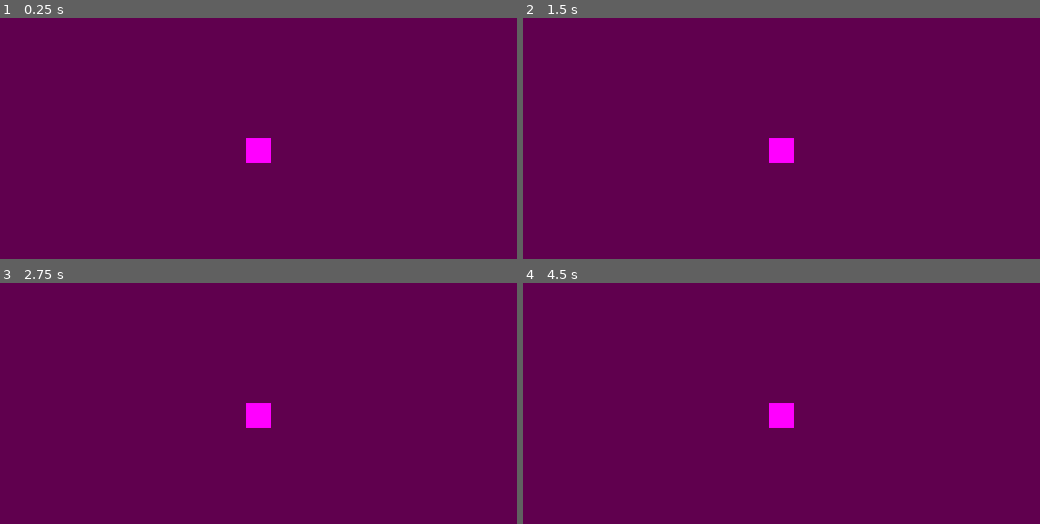
Above: before the commit, frames 1-4 (two rows, left to right).
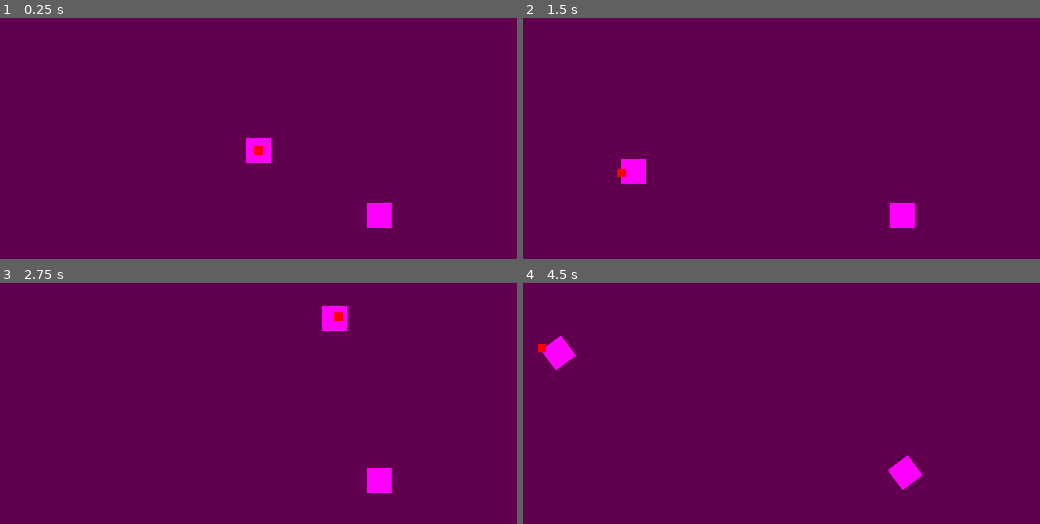
Above: after the commit, the same moments.

Repository: riioze/GameJamFevrier2024
Game: Godot game, scene res://scenes/main.tscn
Same seed, same stepped clock (60 frames per second), same inputs: the game is played once before the commit and once after it.
Inputs (mouse positions are in pixels of both pictures, inside the frame that each line leads up to):
- Up to frame 1 (0.25 s): no input
- Up to frame 2 (1.5 s): tap Enter at 0.5 s; move the mouse to (957, 128) at 0.52 s; tap Space at 1.25 s; move the mouse to (621, 172) at 1.27 s
- Up to frame 3 (2.75 s): tap Enter at 2 s; move the mouse to (336, 316) at 2.02 s
- Up to frame 4 (4.5 s): tap Space at 2.75, 4.25 s; move the mouse to (740, 504) at 2.77 s; tap Enter at 3.5 s; move the mouse to (1019, 483) at 3.52 s; move the mouse to (543, 348) at 4.27 s

The runs differ from the first frame. In frame 1, 0.6% of the frame differs, in the area x 49-76%, y 53-88%; in frame 2, 1.5%; in frame 3, 1.5%; in frame 4, 1.6%, in the area x 2-78%, y 21-86%.

Commit message:
stuff physics

Diff:
--- a/scenes/main.tscn
+++ b/scenes/main.tscn
@@ -1,6 +1,6 @@
 [gd_scene load_steps=4 format=3 uid="uid://w6urfwl08wuc"]
 
-[ext_resource type="PackedScene" uid="uid://bkjy1n2vkd507" path="res://scenes/objects.tscn" id="1_vlfrj"]
+[ext_resource type="PackedScene" uid="uid://bkjy1n2vkd507" path="res://scenes/stuffs.tscn" id="1_vlfrj"]
 [ext_resource type="PackedScene" uid="uid://dewgpxn4sdq1a" path="res://scenes/arms.tscn" id="2_2nug3"]
 
 [sub_resource type="PlaceholderTexture2D" id="PlaceholderTexture2D_h28pv"]
--- a/scenes/object.tscn
+++ /dev/null
@@ -1,15 +0,0 @@
-[gd_scene load_steps=3 format=3 uid="uid://vpqhsiin2c57"]
-
-[sub_resource type="CircleShape2D" id="CircleShape2D_pnyhf"]
-
-[sub_resource type="PlaceholderTexture2D" id="PlaceholderTexture2D_rcjph"]
-size = Vector2(60, 60)
-
-[node name="Object" type="RigidBody2D"]
-gravity_scale = 0.0
-
-[node name="CollisionShape2D" type="CollisionShape2D" parent="."]
-shape = SubResource("CircleShape2D_pnyhf")
-
-[node name="Sprite2D" type="Sprite2D" parent="."]
-texture = SubResource("PlaceholderTexture2D_rcjph")
--- a/scenes/objects.tscn
+++ /dev/null
@@ -1,7 +0,0 @@
-[gd_scene load_steps=2 format=3 uid="uid://bkjy1n2vkd507"]
-
-[ext_resource type="PackedScene" uid="uid://vpqhsiin2c57" path="res://scenes/object.tscn" id="1_2task"]
-
-[node name="objects" type="Node"]
-
-[node name="object" parent="." instance=ExtResource("1_2task")]
--- /dev/null
+++ b/scenes/stuff.tscn
@@ -0,0 +1,24 @@
+[gd_scene load_steps=5 format=3 uid="uid://vpqhsiin2c57"]
+
+[ext_resource type="Script" path="res://scripts/rigid_follow_node.gd" id="1_1kpwj"]
+[ext_resource type="Script" path="res://scripts/object/stuff.gd" id="1_cs0cg"]
+
+[sub_resource type="RectangleShape2D" id="RectangleShape2D_78srw"]
+size = Vector2(60, 60)
+
+[sub_resource type="PlaceholderTexture2D" id="PlaceholderTexture2D_rcjph"]
+size = Vector2(60, 60)
+
+[node name="Stuff" type="RigidBody2D"]
+gravity_scale = 0.0
+script = ExtResource("1_cs0cg")
+
+[node name="CollisionShape2D" type="CollisionShape2D" parent="."]
+shape = SubResource("RectangleShape2D_78srw")
+
+[node name="Sprite2D" type="Sprite2D" parent="."]
+texture = SubResource("PlaceholderTexture2D_rcjph")
+
+[node name="RigidFollowNode" type="Node" parent="."]
+script = ExtResource("1_1kpwj")
+speed = 100000.0
--- /dev/null
+++ b/scenes/stuffs.tscn
@@ -0,0 +1,31 @@
+[gd_scene load_steps=5 format=3 uid="uid://bkjy1n2vkd507"]
+
+[ext_resource type="PackedScene" uid="uid://vpqhsiin2c57" path="res://scenes/stuff.tscn" id="1_2task"]
+[ext_resource type="Script" path="res://scripts/object/stuff_manager.gd" id="1_adkaj"]
+[ext_resource type="Script" path="res://scripts/node_follow_cursor.gd" id="4_al6j0"]
+
+[sub_resource type="PlaceholderTexture2D" id="PlaceholderTexture2D_tw5gg"]
+size = Vector2(20, 20)
+
+[node name="stuffs" type="Node"]
+script = ExtResource("1_adkaj")
+
+[node name="stuff" parent="." instance=ExtResource("1_2task")]
+
+[node name="RigidFollowNode" parent="stuff" index="2" node_paths=PackedStringArray("followed")]
+followed = NodePath("../../Cursor")
+speed = 1000.0
+
+[node name="stuff2" parent="." instance=ExtResource("1_2task")]
+position = Vector2(290, 157)
+
+[node name="Cursor" type="Node2D" parent="."]
+
+[node name="FollowCursor" type="Node2D" parent="Cursor"]
+script = ExtResource("4_al6j0")
+
+[node name="Sprite2D" type="Sprite2D" parent="Cursor"]
+modulate = Color(1, 0, 0, 1)
+texture = SubResource("PlaceholderTexture2D_tw5gg")
+
+[editable path="stuff"]
--- /dev/null
+++ b/scripts/node_follow_cursor.gd
@@ -0,0 +1,12 @@
+class_name NodeFollowCursor extends Node2D
+
+@export var active : bool = true
+@export_range(0,1) var follow_speed : float = 0.5
+
+@onready var parent: Node = get_parent()
+
+func _process(delta) -> void:
+	if active : _follow_cursor()
+
+func _follow_cursor() -> void:
+	parent.global_position = lerp(parent.global_position,get_global_mouse_position(),follow_speed)
--- /dev/null
+++ b/scripts/object/stuff.gd
@@ -0,0 +1,20 @@
+class_name Stuff extends RigidBody2D
+
+@export var sprite : Resource
+@onready var sprite_node : Sprite2D = $Sprite2D
+@export_range(0,1) var table_friction : float = 0.2
+@export_range(0,1) var air_friction : float = 0.01
+
+var is_airborn : bool = false
+
+func _ready():
+	pass # Replace with function body.
+
+
+func _physics_process(delta):
+	_apply_friction()
+
+func _apply_friction():
+	var friction : float = air_friction if is_airborn else table_friction
+	angular_velocity = lerp(angular_velocity, 0.0, friction)
+	linear_velocity = lerp(linear_velocity, Vector2.ZERO, friction)
--- /dev/null
+++ b/scripts/object/stuff_manager.gd
@@ -0,0 +1,40 @@
+extends Node
+
+var stuff_list : Array[Stuff] = []
+var stuff_initial_position_list : Array[Vector2] = []
+var table_width : float = 1920
+var table_height : float = 1080
+# Called when the node enters the scene tree for the first time.
+func _ready():
+	stuff_list = make_stuff_list(10)
+	stuff_initial_position_list = make_position_list(10)
+
+func _process(delta):
+	pass
+
+func make_position_list(count) -> Array[Vector2]:
+	var position_list : Array[Vector2] = []
+	for i in range(count):
+		var position : Vector2 =  Vector2.ZERO
+		position.x = randf_range(0,table_width)
+		position.y = randf_range(0,table_height)
+		position_list.append(position)
+
+	return position_list
+
+func place_stuff(stuff_list : Array[Stuff], stuff_position_list : Array[Vector2]) -> void:
+	var count : int = stuff_list.size()
+
+	for i in range(count):
+		stuff_list[i].position = stuff_position_list[i]
+
+
+func make_stuff_list(count : int) -> Array[Stuff]:
+	var new_stuff_list : Array[Stuff] = []
+	for i in range(count):
+		new_stuff_list.append(make_stuff())
+	return new_stuff_list
+
+func make_stuff() -> Stuff:
+	var new_stuff : Stuff = Stuff.new()
+	return new_stuff
--- /dev/null
+++ b/scripts/rigid_follow_node.gd
@@ -0,0 +1,22 @@
+class_name RigidFollowNode extends Node
+
+@onready var parent : RigidBody2D = get_parent()
+@export var followed : Node2D
+@export var speed : float = 1000
+@export var active : bool = true
+@export var approximation_distance : float = 20
+@export_range(0,1) var acceleration : float = 0.5
+
+func _physics_process(delta):
+	if active and followed != null:
+		_follow(delta)
+
+func _follow(delta : float) -> void:
+	var distance = parent.position.distance_to(followed.position)
+	var target_velocity : Vector2 = Vector2.ZERO
+
+	if approximation_distance < distance:
+		var diretion : Vector2 = parent.position.direction_to(followed.position)
+		target_velocity = diretion * distance * speed * delta
+
+	parent.linear_velocity = lerp(parent.linear_velocity, target_velocity, acceleration)
